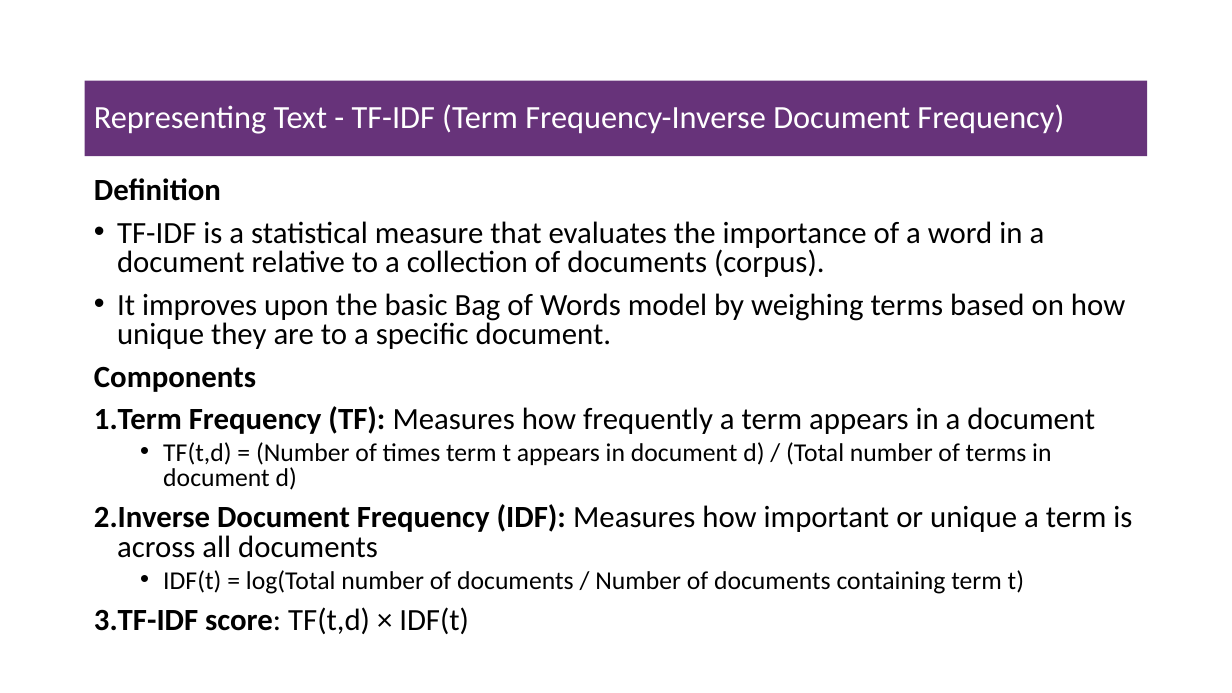
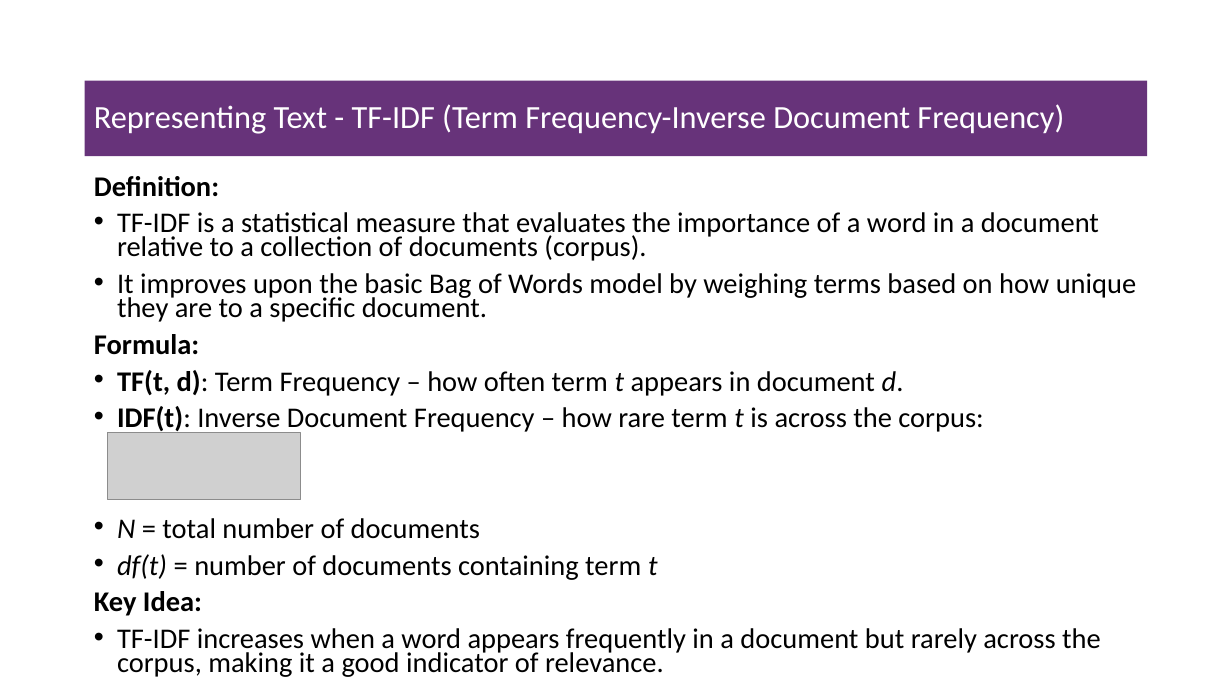
Before and after one commit to msfasha/307307-BI-Methods, a slide deck: slide 20 of 20242-NLP-LLM/lecture notes/Part 1 - Introduction to NLP/1-introduction to NLP.pptx (slide 21 before the commit). Drawn at 1232x693 pixels with LibreOffice and Linux fonts; fonts in the diff are those of the drawing; grey boxes stand for pictures; background and template pictures are left out. Boxes give left, top, right and bottom in pixels: in the first picture for what was removed or moved away, otherwise in the second. Text is boxed around its words. In the diff, an @@ line names an element or a change of style, - is before the commit and + after.

```diff
--- a/20242-NLP-LLM/lecture notes/Part 1 - Introduction to NLP/1-introduction to NLP.pptx
+++ b/20242-NLP-LLM/lecture notes/Part 1 - Introduction to NLP/1-introduction to NLP.pptx
@@ text at (94, 176, 219, 197): text changed; size 24 to 22.2 pt @@
-Definition
+Definition:
@@ text at (117, 212, 1136, 322): size 24 to 22.2 pt in "TF-IDF is a statistical measure that evaluates ...", "It improves upon the basic Bag of ..."; line spacing 0.8 to 0.7 @@
@@ text at (94, 334, 1101, 677): text changed; size 24 to 22.2 pt @@
-Components
-1. Term Frequency (TF): Measures how frequently a term appears in a document
-  • TF(t,d) = (Number of times term t appears in document d) / (Total number of terms in document d)
-2. Inverse Document Frequency (IDF): Measures how important or unique a term is across all documents
-  • IDF(t) = log(Total number of documents / Number of documents containing term t)
-3. TF-IDF score: TF(t,d) × IDF(t)
+Formula:
+• TF(t, d): Term Frequency – how often term t appears in document d.
+• IDF(t): Inverse Document Frequency – how rare term t is across the corpus:
+• N = total number of documents
+• df(t) = number of documents containing term t
+Key Idea:
+• TF-IDF increases when a word appears frequently in a document but rarely across the corpus, making it a good indicator of relevance.
@@ picture added at (108, 433, 301, 500) @@
```
Also in this commit, not shown: 2 other slides changed, 1 slide added, 2 slides removed, 2 other files.
